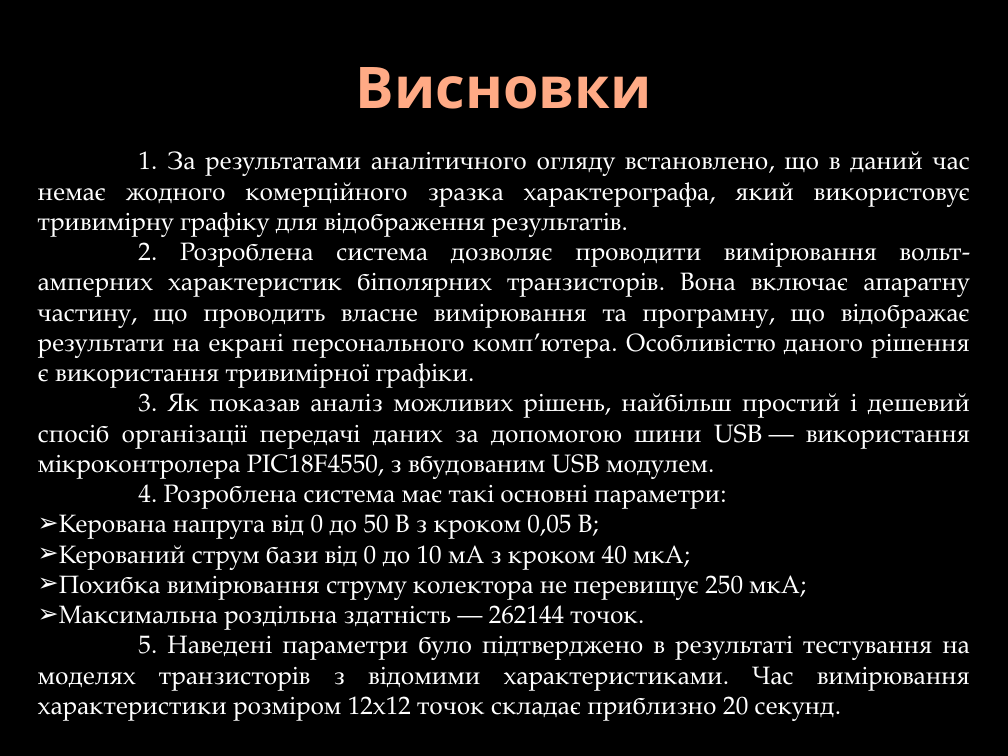
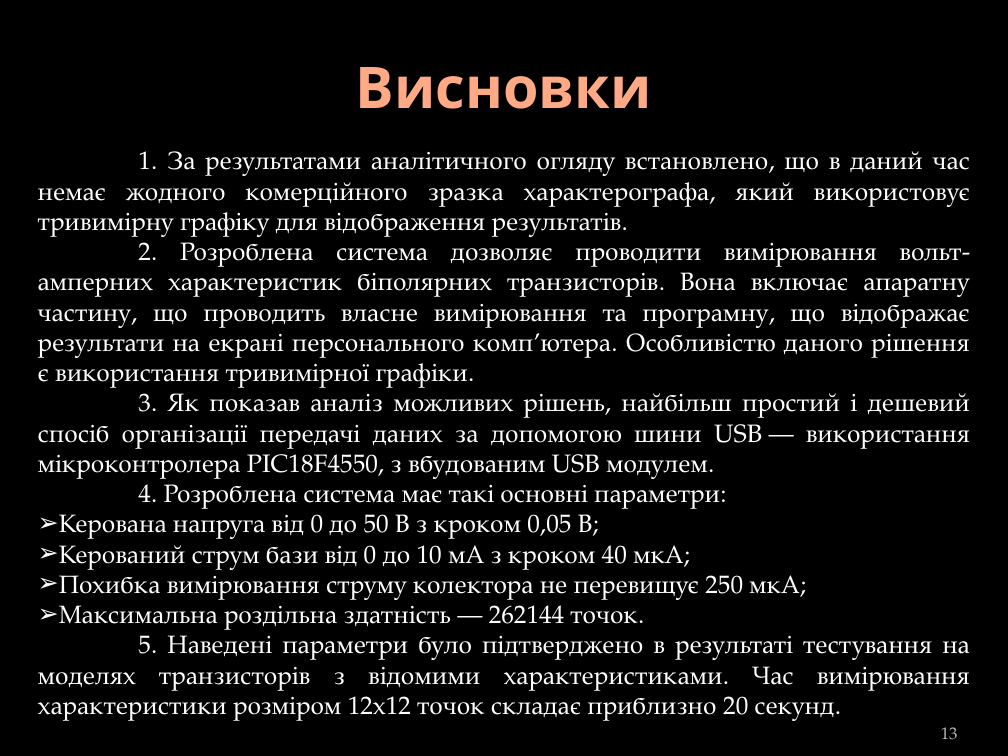
Before and after one commit to DoctorScrept/Temp, a slide deck: slide 13 of Report/DiplomReport.pptx. Drawn at 1008x756 pixels with LibreOffice and Linux fonts; fonts in the diff are those of the drawing; background and template pictures are left out. Boxes give left, top, right and bottom in pixels: in the first picture for what was removed or moved away, otherwise in the second. Text is boxed around its words. In the diff, an @@ line names an element or a change of style, - is before the commit and + after.

```diff
--- a/Report/DiplomReport.pptx
+++ b/Report/DiplomReport.pptx
@@ page number added at bbox=[941, 727, 958, 740], 12 pt, text #BDBDBD @@
+13
```
Also in this commit, not shown: 12 other slides changed, 8 slides removed, 5 other files.
